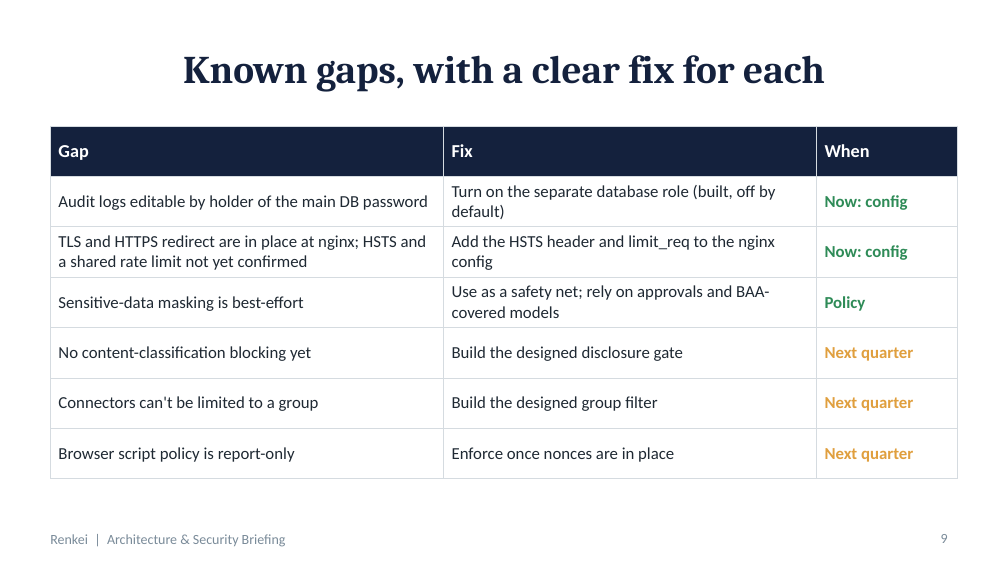
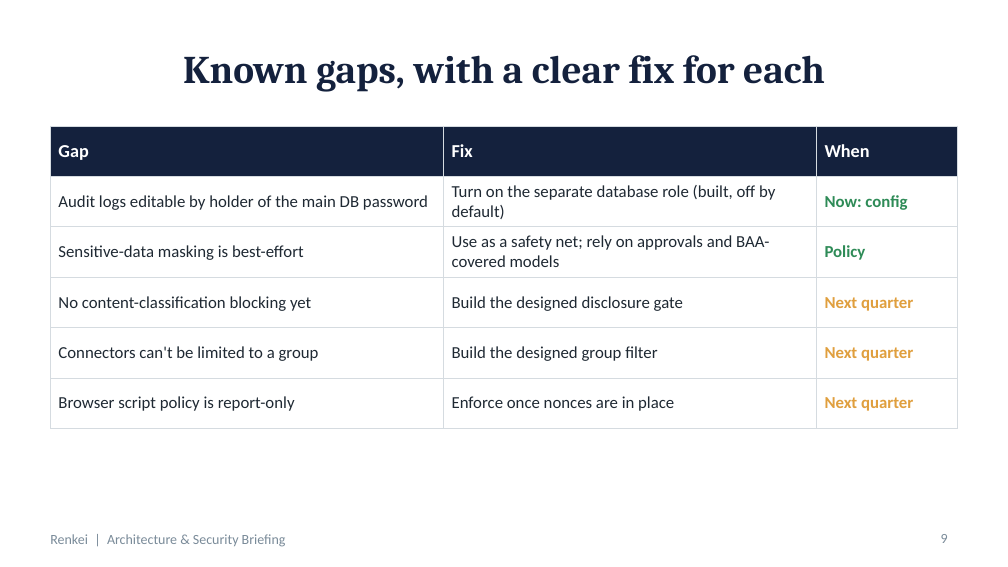
Before and after one commit to campfhir/renkei, a slide deck: slide 9 of deliverables/Renkei-Architecture-Security-Briefing.pptx. Drawn at 1008x567 pixels with LibreOffice and Linux fonts; fonts in the diff are those of the drawing. Boxes give left, top, right and bottom in pixels: in the first picture for what was removed or moved away, otherwise in the second. Text is boxed around its words. In the diff, an @@ line names an element or a change of style, - is before the commit and + after.

```diff
--- a/deliverables/Renkei-Architecture-Security-Briefing.pptx
+++ b/deliverables/Renkei-Architecture-Security-Briefing.pptx
@@ table at (x1=50, y1=126, x2=958, y2=415) @@
-row 3: TLS and HTTPS redirect are in place at nginx; HSTS and a shared rate limit not yet confirmed | Add the HSTS header and limit_req to the nginx config | Now: config
```
Also in this commit, not shown: 2 other slides changed.
